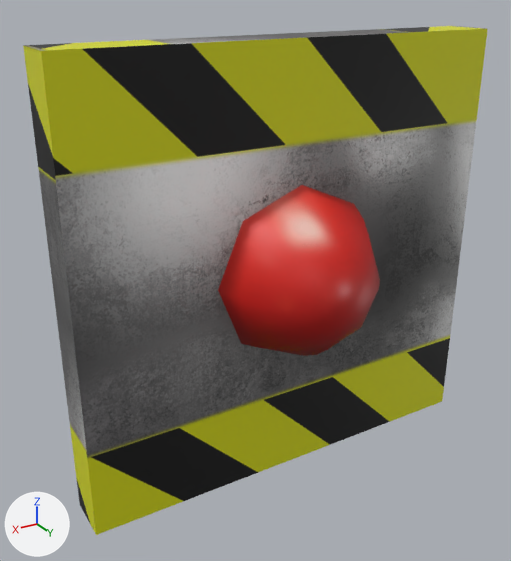
Before and after pictures for a commit that changed the glTF model phase3_fly/end/big_button_danger.glb.
The view is the same before and after, from a 50 mm lens placed at (2.4, 3.65, 1.77), pointed at (0.28, 0.11, 0.0). The lights are fixed; the arrows at lower left show +X, +Y and +Z. Both versions are drawn at frame 2 of the action 'press'; the numbers are the values there.

In view in the first picture: 'button', 'plate'.
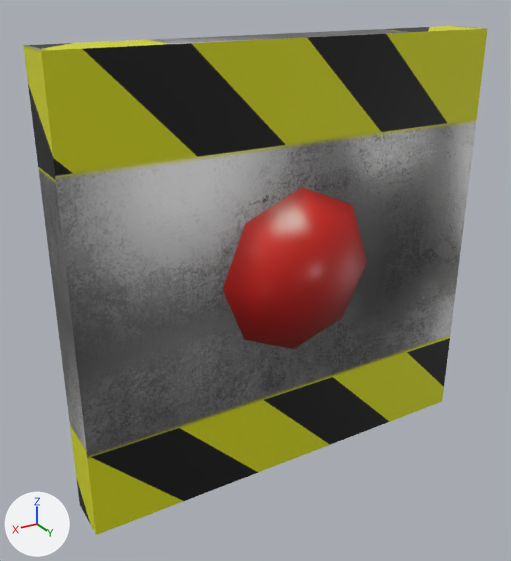
What differs and where, as boxes (x1, y1, x2, y2) in the pictures (511 x 561 px):
'button', rescaled (11% narrower): before (218, 185, 380, 356); after (223, 187, 367, 349)

Diff of the bpy script that builds the scene:
```diff
--- a/phase3_fly/end/big_button_danger.glb.py
+++ b/phase3_fly/end/big_button_danger.glb.py
@@ ob_button @@
 ob_button.rotation_euler = (-1.602, -0.0317, -0.0317)  # degrees (-92, -1.8, -1.8)
-ob_button.scale = (0.635, 0.635, 0.911)
+ob_button.scale = (0.635, 0.635, 0.443)
```
